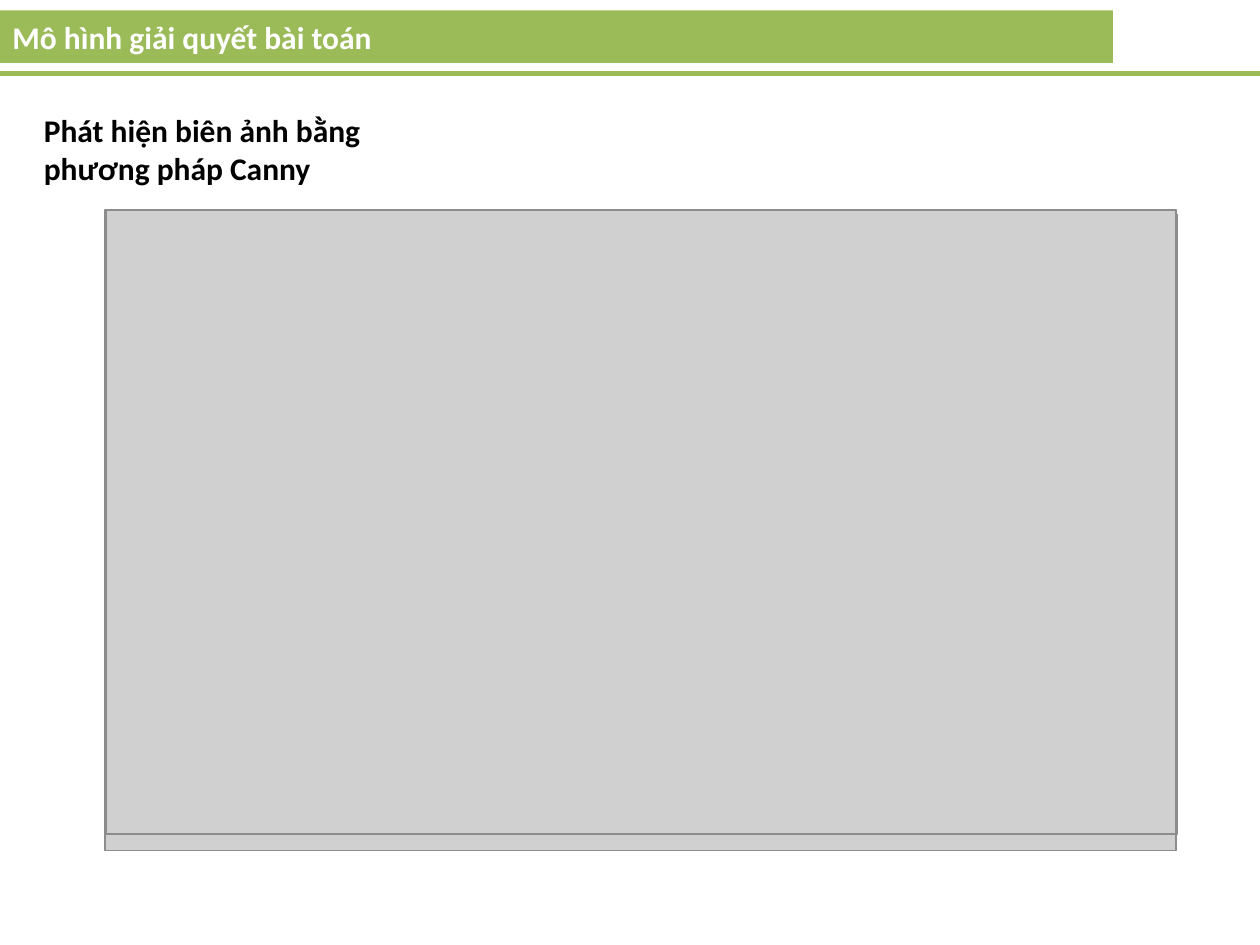
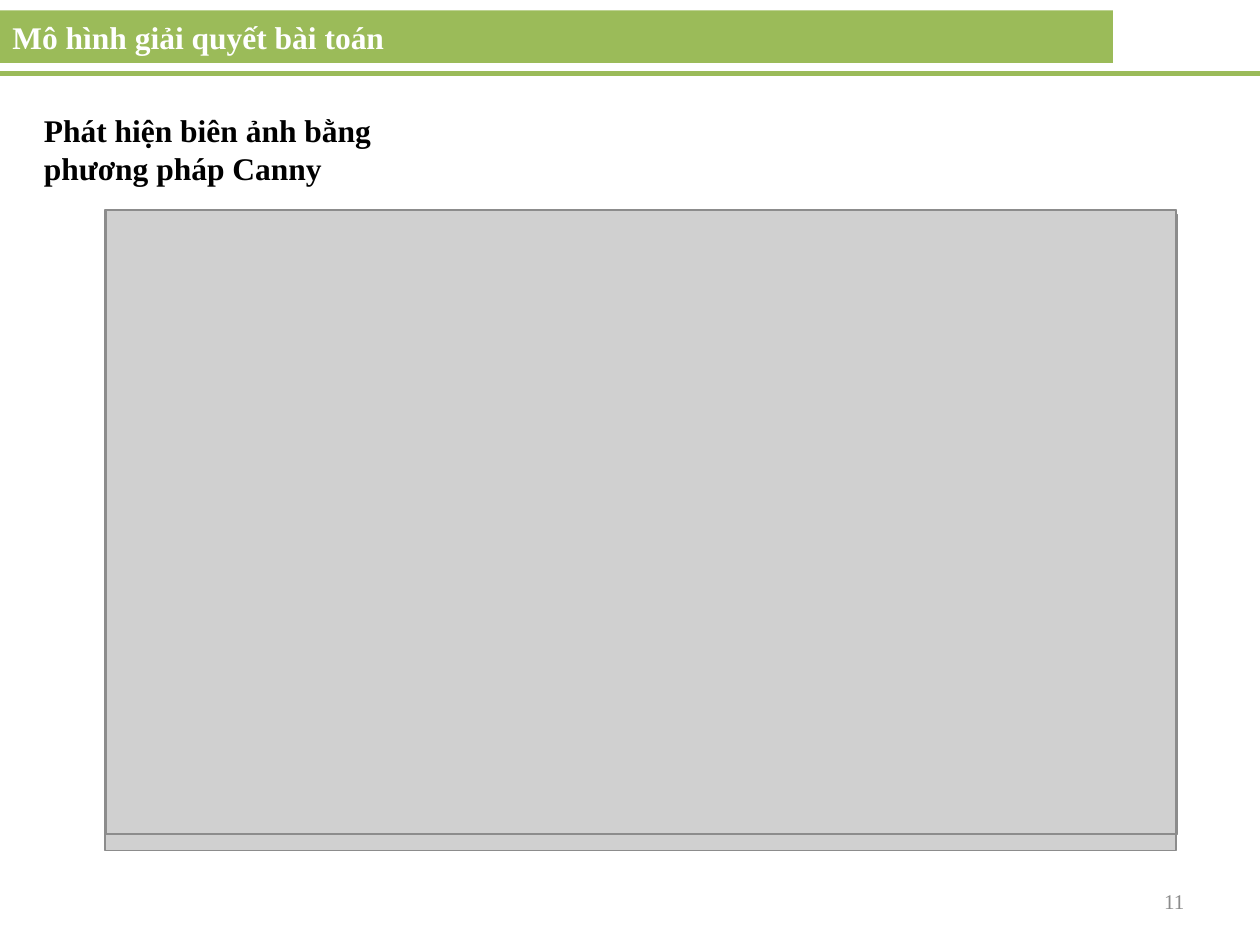
Before and after one commit to gilang07/sign-traffic-recognition, a slide deck: slide 11 of doc/LuanVan.pptx (slide 10 before the commit). Drawn at 1260x945 pixels with LibreOffice and Linux fonts; fonts in the diff are those of the drawing; grey boxes stand for pictures. Boxes give left, top, right and bottom in pixels: in the first picture for what was removed or moved away, otherwise in the second. Text is boxed around its words. In the diff, an @@ line names an element or a change of style, - is before the commit and + after.

```diff
--- a/doc/LuanVan.pptx
+++ b/doc/LuanVan.pptx
@@ rectangle "Mô hình giải quyết bài ..." at bbox=[0, 10, 1113, 63]: font Calibri to Times New Roman @@
@@ text "Phát hiện biên ảnh bằng ..." at bbox=[44, 119, 370, 186]: font Calibri to Times New Roman @@
@@ page number added at bbox=[1164, 895, 1184, 909], 12 pt, text #8C8C8C @@
+11
```
Also in this commit, not shown: 14 other slides changed, 4 slides added, 1 other file.
